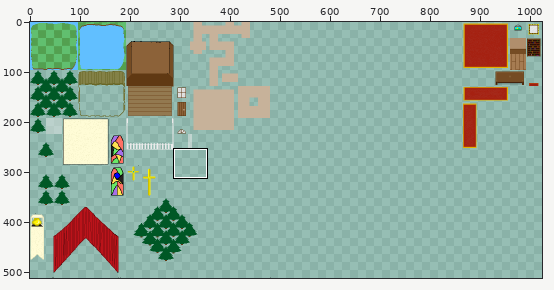
Sprite sheet: res/images/TestSpriteSheet.png. Above, an overview of the earlier version with the close-up marked.
Close-up. Before the edit:
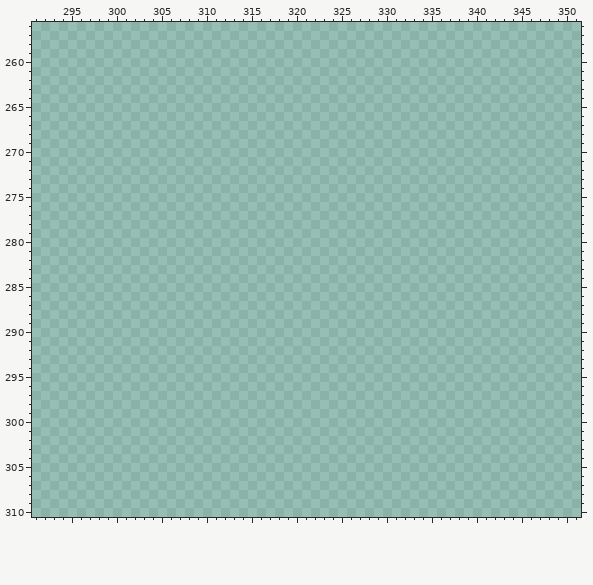
The file is 1024x512 pixels. Pixels under 10% opacity are left out. Colours within 5 levels of each other are drawn and written as one. Shown: x 291..351, y 256..310.
The result:
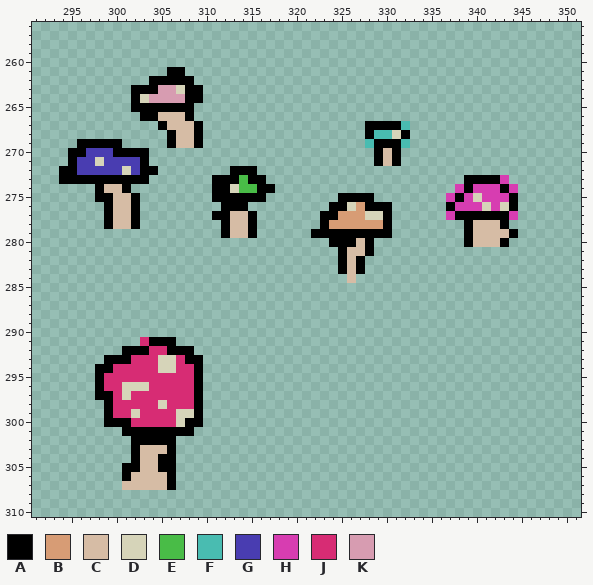
Palette (. is transparent): A #000000  B #d79c75  C #d6bca5  D #d6d4b9  E #49bc47  F #49bcb1  G #493db1  H #d73db1  J #d72c74  K #d79cb1
From old to new:
y 261: x 306..307 .. -> AA
y 262: x 304..308 ..... -> AAAAA
y 263: x 302..309 ........ -> AAAKKDAA
y 264: x 302..309 ........ -> ADKKKKAA
y 265: x 302..308 ....... -> AAAAAAA
y 266: x 303..308 ...... -> AACCCA
y 267: x 305..309 ..... -> ACCCA; x 328..332 ..... -> AAAAF
y 268: x 306..309 .... -> ACCA; x 328..332 ..... -> AFFDA
y 269: x 296..300 ..... -> AAAAA; x 306..309 .... -> ACCA; x 328..332 ..... -> FAAAF
y 270: x 295..303 ......... -> AAGGGAAAA; x 329..331 ... -> ACA
y 271: x 295..303 ......... -> AGGDGGGGA; x 329..331 ... -> ACA
y 272: x 294..304 ........... -> AAGGGGGDGAA; x 313..315 ... -> AAA
y 273: x 294..303 .......... -> AAAAAAAAAA; x 311..316 ...... -> AAAEAA; x 339..343 ..... -> AAAAH
y 274: x 298..301 .... -> ACCA; x 311..317 ....... -> AADEEAA; x 338..344 ....... -> HAHHHAH
y 275: x 298..302 ..... -> AACCA; x 311..316 ...... -> AAAAAA; x 325..328 .... -> AAAA; x 337..344 ........ -> HAHDHHHA
y 276: x 299..302 .... -> ACCA; x 312..314 ... -> AAA; x 324..330 ....... -> AADBAAA; x 337..344 ........ -> AHHHDHDA
y 277: x 299..302 .... -> ACCA; x 311..315 ..... -> AACCA; x 323..330 ........ -> AABBBDDA; x 337..344 ........ -> HAAAAAAH
y 278: x 299..302 .... -> ACCA; x 312..315 .... -> ACCA; x 323..330 ........ -> ABBBBBBA; x 339..343 ..... -> ACCCA
y 279: x 312..315 .... -> ACCA; x 322..330 ......... -> AAAAAAAAA; x 339..344 ...... -> ACCCCA
y 280: x 324..328 ..... -> AAACA; x 339..343 ..... -> ACCCA
y 281: x 325..328 .... -> ACCA
y 282..283: x 325..327 ... -> ACA
y 284: x 326 . -> C
y 291: x 303..306 .... -> JAAA
y 292: x 301..308 ........ -> AAAJJAAA
y 293: x 299..309 ........... -> AAAJJJDDJAA
y 294: x 298..309 ............ -> AAJJJJJDDJJA
y 295: x 298..309 ............ -> AJJJJJJJJJJA
y 296: x 298..309 ............ -> AJJDDDJJJJJA
y 297: x 298..309 ............ -> AAJDJJJJJJJA
y 298: x 299..309 ........... -> AJJJJJDJJJA
y 299: x 299..309 ........... -> AJJDJJJJDDA
y 300: x 299..309 ........... -> AAAJJJJJDAA
y 301: x 301..308 ........ -> AAAAAAAA
y 302: x 302..306 ..... -> AAAAA
y 303: x 302..306 ..... -> ACCCA
y 304: x 302..306 ..... -> ACCAA
y 305: x 301..306 ...... -> AACCAA
y 306: x 301..306 ...... -> ACCCCA
y 307: x 301..306 ...... -> CCCCCA
Where, in picture pixels (left, top, right, bottom), the same in both close-ups:
added: (59, 67, 275, 238)
added: (311, 121, 410, 283)
added: (446, 175, 518, 247)
added: (95, 337, 203, 490)
